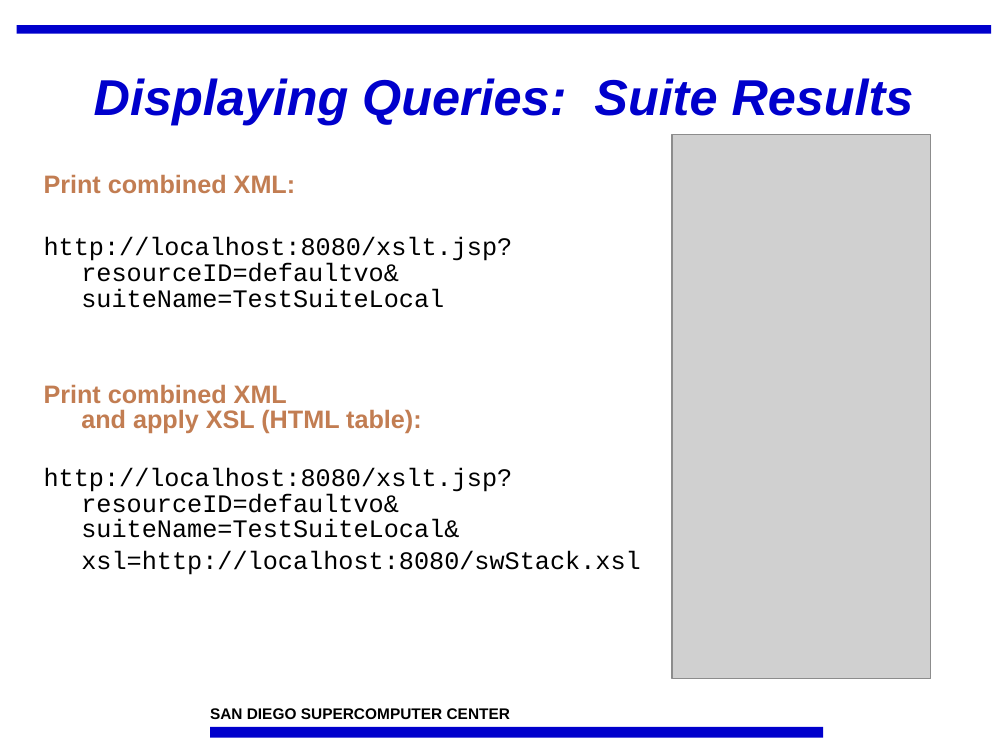
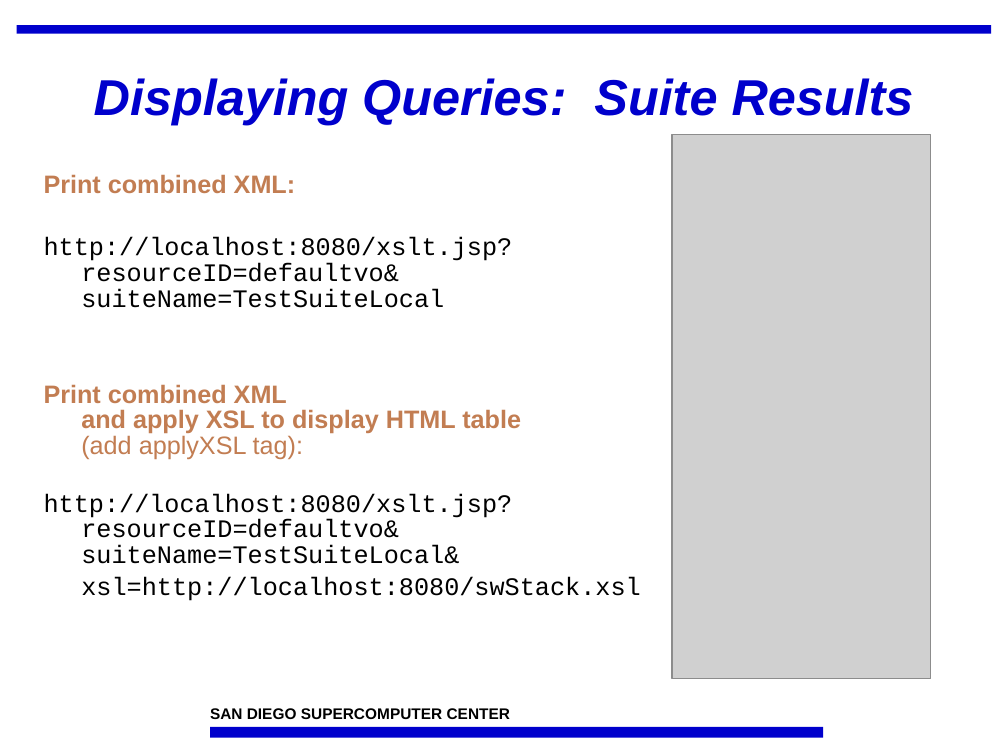
Before and after one commit to IncaProject/inca-xsede, a slide deck: slide 10 of talks/feb-06-workshop/dataConsumers.ppt (slide 8 before the commit). Drawn at 1008x756 pixels with LibreOffice and Linux fonts; fonts in the diff are those of the drawing; grey boxes stand for pictures; background and template pictures are left out. Boxes give left, top, right and bottom in pixels: in the first picture for what was removed or moved away, otherwise in the second. Text is boxed around its words. In the diff, an @@ line names an element or a change of style, - is before the commit and + after.

```diff
--- a/talks/feb-06-workshop/dataConsumers.ppt
+++ b/talks/feb-06-workshop/dataConsumers.ppt
@@ text at [44, 384, 521, 460]: text changed @@
-Print combined XML
-and apply XSL (HTML table):
+Print combined XML
+and apply XSL to display HTML table
+(add applyXSL tag):
```
Also in this commit, not shown: 3 other slides changed, 2 slides added.
